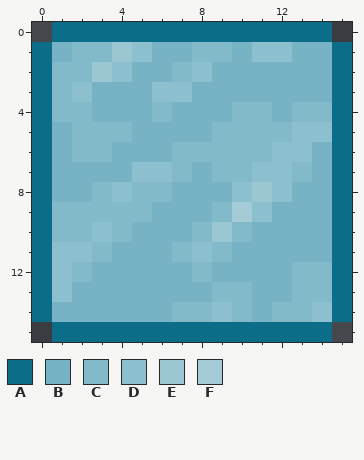
Pixel-art sprite -- Buffs/Legendary/CryoDrain.png. The first picture shows the starting point.
The file is 32x32 pixels, drawn in blocks of 2x2; one block is one cell here. Colours within 5 levels of each other are drawn and written as one.
Palette (. is transparent): A #0c6d89  B #78b3c5  C #82bac9  D #8cc0ce  E #9bc7d3  F #a4cbd6
Pixels before, first column x 0:
 0 .AAAAAAAAAAAAAA.
 1 ABCCEDBBCCBDDBBA
 2 ACCEDBBCDBBBBBBA
 3 ACDBBBDDBBBBBBBA
 4 ACCBBBCBBBCCBCCA
 5 ABCCCBBBBCCCCDDA
 6 ABCCBBBCCCCCDDBA
 7 ABBBBDDCBCCDDCBA
 8 ABBCDCCBBBDEDBBA
 9 ACCCCCBBBCFDBBBA
10 ACCDCBBBCECBBBBA
11 ADDCBBBCDCBBBBBA
12 ADCBBBBBCBBBBCCA
13 ADBBBBBBBCCBBCCA
14 ABBBBBBCCDCBCCDA
15 .AAAAAAAAAAAAAA.
After:
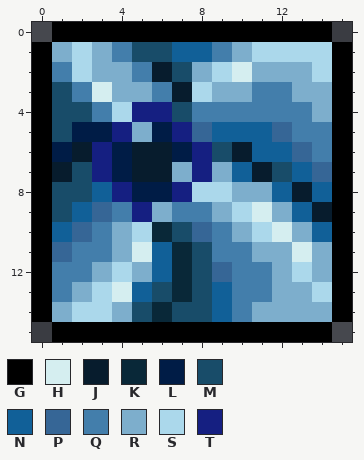
Colours new in this view: G #000000  H #d5eef0  J #071c2d  K #092838  L #001c46  M #184c69  N #116098  P #366696  Q #437eab  R #7daecc  S #abd8eb  T #151f81
Changes in this commit:
Changed rows in their new state; - is an unchanged pixel.
first column x 0:
 0 -GGGGGGGGGGGGGG-
 1 GRSRQMMNNQRSSSSG
 2 GQSRRQJMRSHRRRSG
 3 GMQHRRQJSRRQQRRG
 4 GMMQSTTMQQQQQQRG
 5 GMLLTRLTPNNNPQQG
 6 GLJTLJJLTMJNNPQG
 7 GJMTLJJRTRNJMNPG
 8 GMMNTLLTSSRRNJNG
 9 GMNPQTRQQRSHRNJG
10 GNPQRSKMPQRSHRNG
11 GPQQRHNKMQQRRHRG
12 GQQRSRNKMPQQRSRG
13 GQRSHNMKMNQQRRSG
14 GRSSRMKMMNQRRRRG
15 -GGGGGGGGGGGGGG-
Boxes around the changes in both pictures, in picture pixels (x1, y1, x2, y2):
changed: (32, 22, 352, 342)
